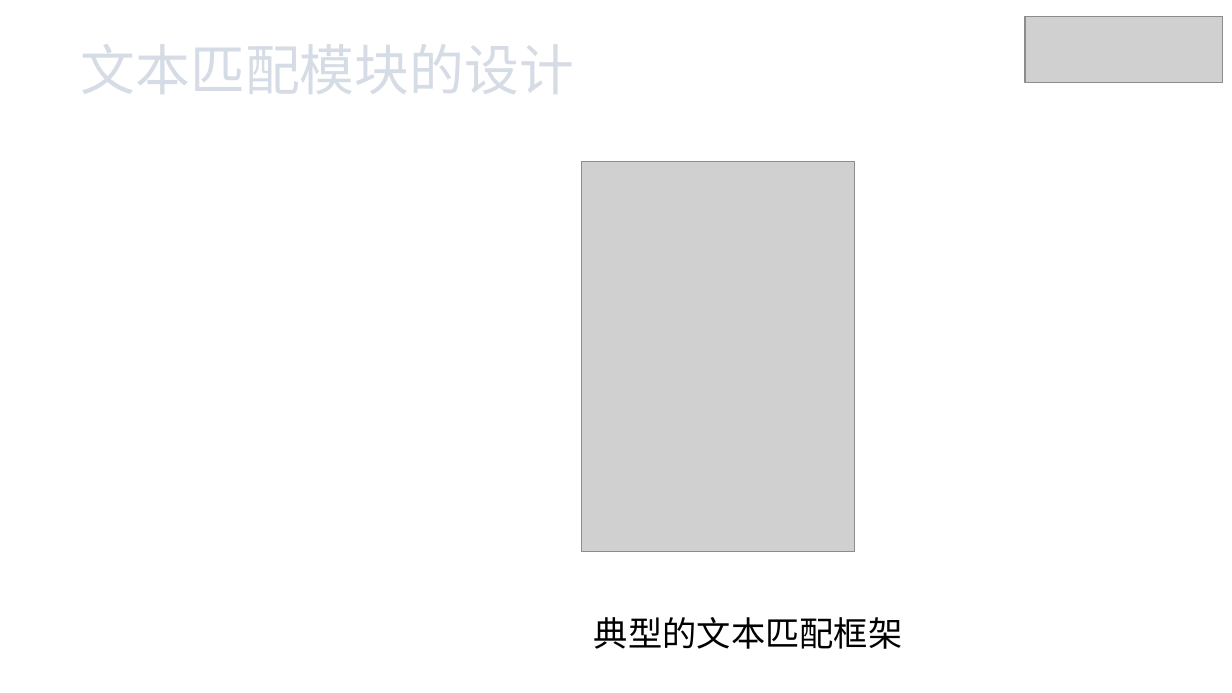
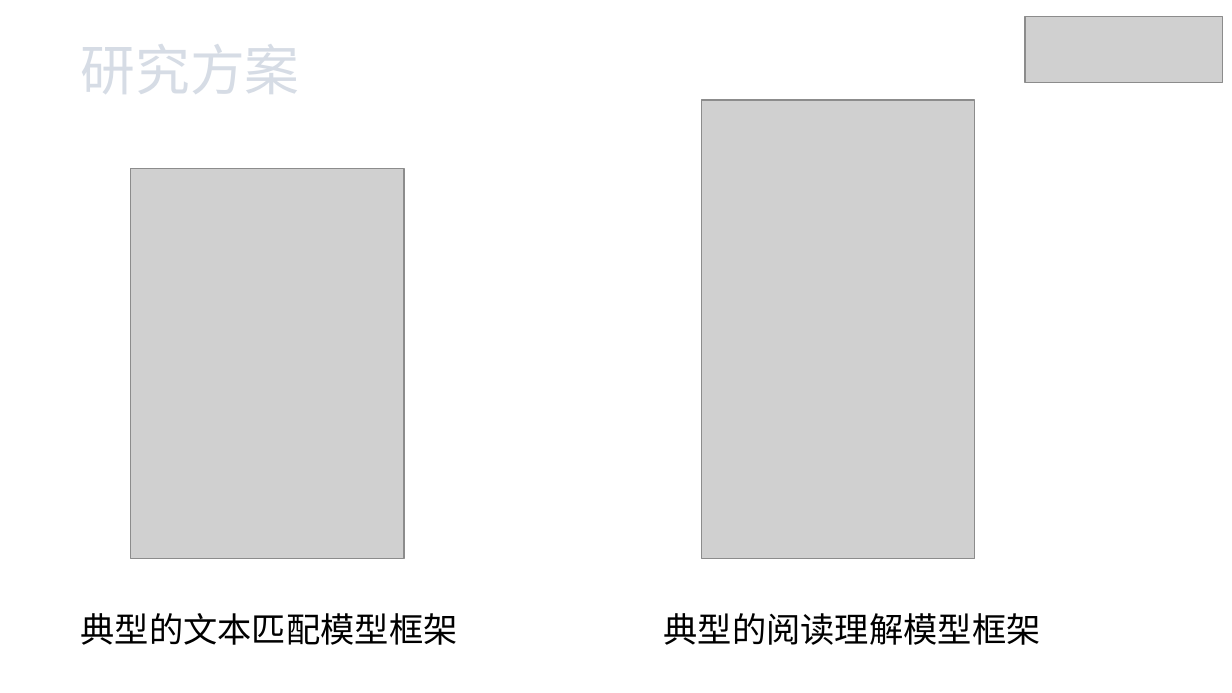
Before and after one commit to xhsun1997/ChineseMRC, a slide deck: slide 10 of 孙相会.pptx. Drawn at 1232x693 pixels with LibreOffice and Linux fonts; fonts in the diff are those of the drawing; grey boxes stand for pictures. Boxes give left, top, right and bottom in pixels: in the first picture for what was removed or moved away, otherwise in the second. Text is boxed around its words. In the diff, an @@ line names an element or a change of style, - is before the commit and + after.

```diff
--- a/孙相会.pptx
+++ b/孙相会.pptx
@@ text at (81,44,300,94): text changed @@
-文本匹配模块的设计
+研究方案
@@ picture added at (702,100,976,559) @@
@@ picture: place and size @@
-picture at (582,161,855,552)
+picture at (131,169,404,559)
@@ text at (81,613,458,645): text changed @@
-典型的文本匹配框架
+典型的文本匹配模型框架
@@ text added at (664,613,1041,645), 20 pt, text #000000 @@
+典型的阅读理解模型框架
```
Also in this commit, not shown: 13 other slides changed, 7 slides added, 8 slides removed, 2 other files.
